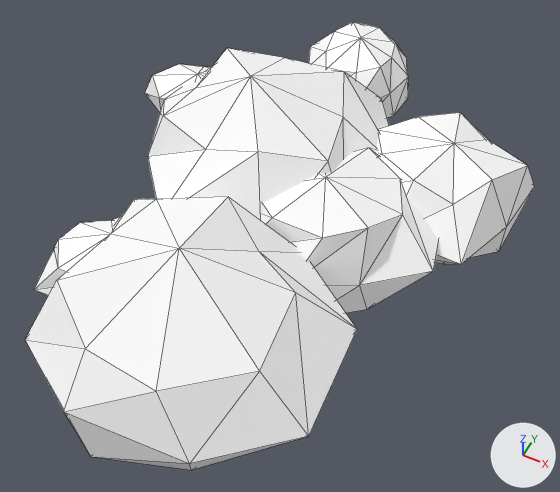
What one commit did to the glTF model assets/generated/stone_cluster_autumn.glb.
Both versions are drawn from a 50 mm camera at (1.09, -2.35, 2.51) aimed at (0.12, -0.41, 0.09). The lights are fixed; the arrows at lower right show +X, +Y and +Z. The first picture is the older version. Mesh edges are drawn as thin lines. Where no turn or scale is listed for an object, it has been applied to the vertices.

The scene before the commit, as lines of its bpy script (objects in view):
```python
mat_stone___pale_fractured_faces___autumn = principled_material('Stone | pale fractured faces | autumn')
mat_stone___pale_fractured_faces___autumn.base_color = (1.0, 1.0, 1.0)  # white #ffffff
mat_stone___pale_fractured_faces___autumn.roughness = 0.96
mat_stone___weathered_grey___autumn = principled_material('Stone | weathered grey | autumn')
mat_stone___weathered_grey___autumn.base_color = (1.0, 1.0, 1.0)  # white #ffffff
mat_stone___weathered_grey___autumn.roughness = 0.94
me_fractured_stone_mesh_011 = bpy.data.meshes.new('fractured_stone_mesh.011')
me_fractured_stone_mesh_011.from_pydata(...)  # 411 vertices, 766 faces; spans x -0.92..0.99, y -1.53..1.18, z 0.0..0.62
# faces by material slot: [363, 123, 280]
me_fractured_stone_mesh_011.materials.append(mat_stone___weathered_grey___autumn)  # white #ffffff
me_fractured_stone_mesh_011.materials.append(mat_stone___pale_fractured_faces___autumn)  # white #ffffff
me_fractured_stone_mesh_011.materials.append(mat_moss___damp_green___autumn)  # white #ffffff
ob_stone_cluster_autumn = bpy.data.objects.new('stone_cluster_autumn', me_fractured_stone_mesh_011)
ob_stone_cluster_autumn.location = (0.0, 0.0, 0.0)
```
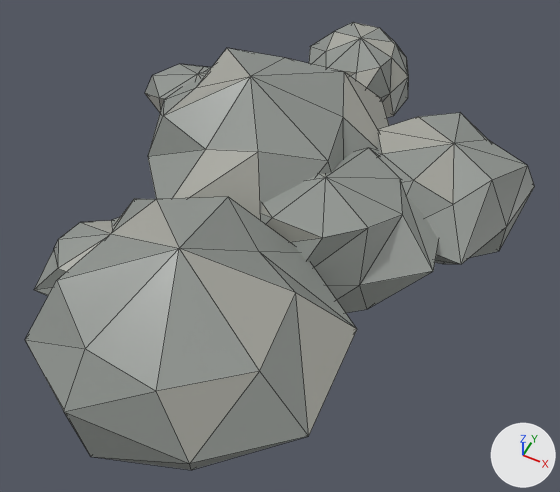
Boxes (x1, y1, x2, y2) around the edits, measured in the pictures (560 x 492 px):
'stone_cluster_autumn', recoloured (white to grey): (25, 22, 535, 470) in both

The edits, one by one:
Material 'Stone | weathered grey | autumn' (mat_stone___weathered_grey___autumn) changes colour from white #ffffff to grey #909590; in linear values from (1.0, 1.0, 1.0) to (0.28, 0.3, 0.28).
Material 'Stone | pale fractured faces | autumn' (mat_stone___pale_fractured_faces___autumn) changes colour from white #ffffff to grey #a8a8a0; in linear values from (1.0, 1.0, 1.0) to (0.39, 0.39, 0.35).
